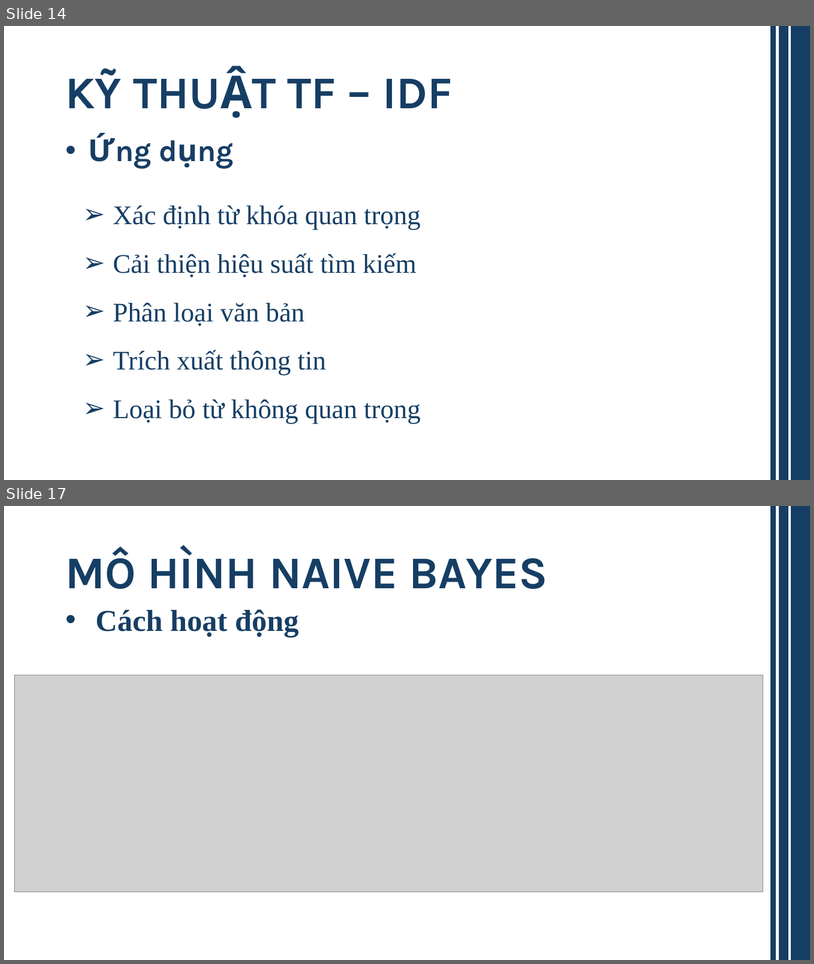
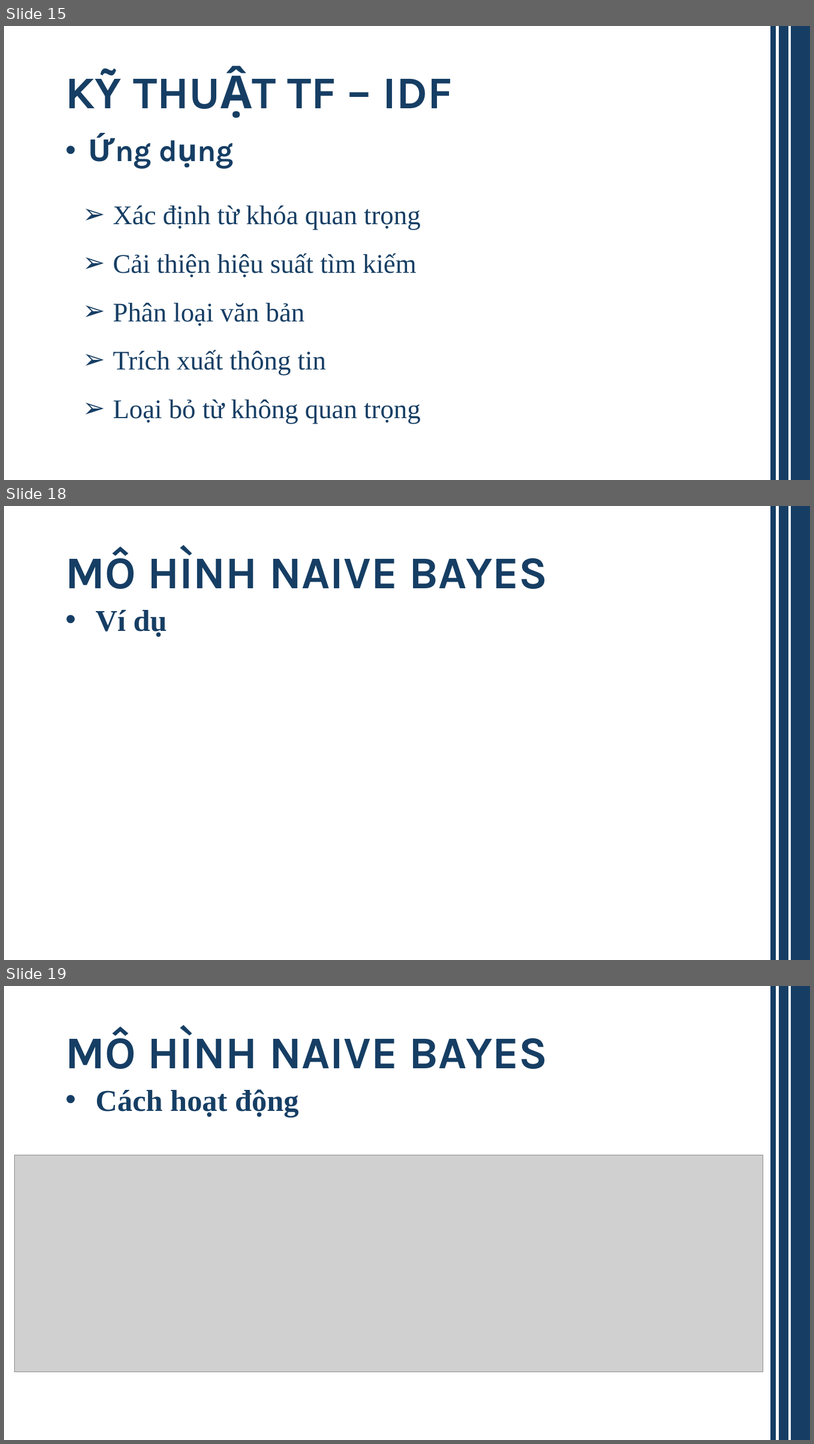
Before and after one commit to LPHuu0407/Computer-Science-Project-2, a slide deck: REPORT/PP_BAOCAO.pptx. Shown one above the other, each under a label of ours: slides 14 and 17 before the commit, slides 15, 18 and 19 after it; the slides between them are not shown. The pictures are 814x964 and 814x1444 pixels, drawn with LibreOffice and Linux fonts; fonts in the diff are those of the drawing; grey boxes stand for pictures. Boxes give left, top, right and bottom in pixels: in the first picture for what was removed or moved away, otherwise in the second. Text is boxed around its words. In the diff, an @@ line names an element or a change of style, - is before the commit and + after.

```diff
--- a/REPORT/PP_BAOCAO.pptx
+++ b/REPORT/PP_BAOCAO.pptx
@@ slide 18 added at (4, 506, 810, 960), background #FFFFFF @@
@@ rectangle added at (771, 506, 776, 960), fill #163E64, outline #163E64 1.5 pt @@
@@ rectangle added at (780, 506, 789, 960), fill #163E64, outline #163E64 1.5 pt @@
@@ rectangle added at (792, 506, 810, 960), fill #163E64, outline #163E64 1.5 pt @@
@@ title added at (65, 547, 548, 589), 54 pt, text #163E64, bold @@
+MÔ HÌNH NAIVE BAYES
@@ text added at (96, 610, 167, 637), 36 pt, text #163E64, bold @@
+• Ví dụ
@@ what was slide 14 is now slide 15 @@
@@ what was slide 17 is now slide 19 @@
```
Also in this commit, not shown: 6 slides changed, 1 other slide added, 11 other files.
